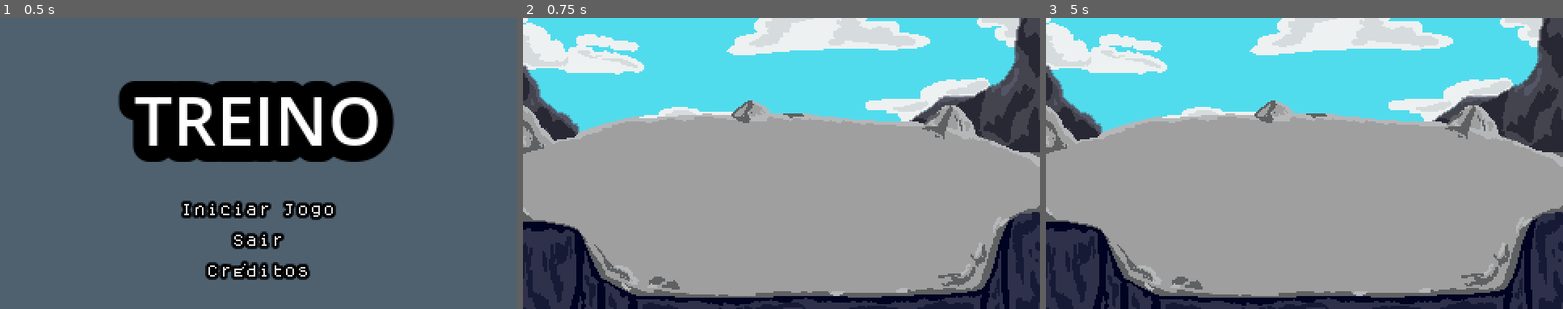
Above: before the commit, frames 1-3 (left to right).
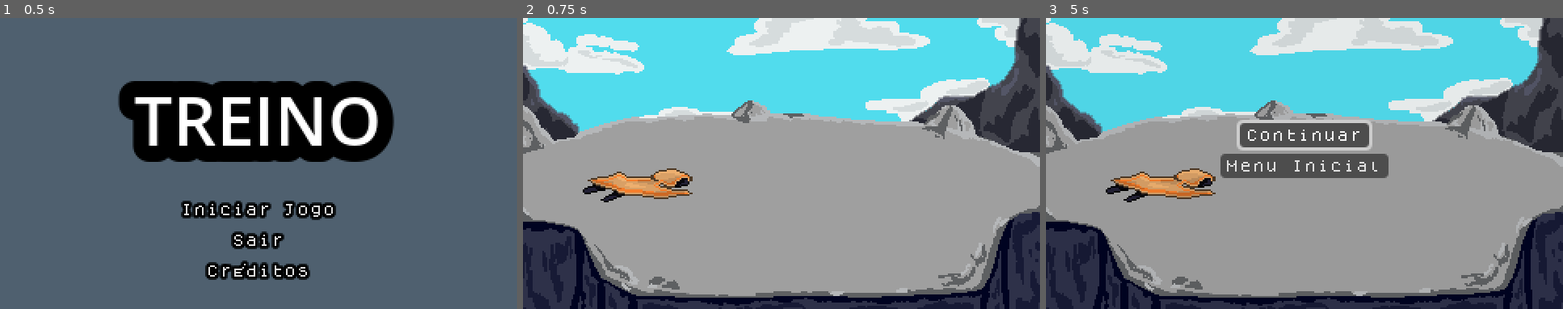
Above: after the commit, the same moments.

Repository: Kadu100C/Treino-jogo-de-turno-kjg
Game: Godot game, scene res://Scenes/tela_inicial.tscn
The game is run twice, just before and just after one commit, with the same random seed, the same clock (stepped at 60 frames per second) and the same inputs.
Inputs:
- Up to frame 1 (0.5 s): no input
- Up to frame 2 (0.75 s): click "Iniciar Jogo" at 0.5 s
- Up to frame 3 (5 s): tap Enter at 1.25, 2.75, 4.25 s; tap Space at 2, 3.5 s; tap Escape (ui_cancel) at 4.9 s

Frame 1 is identical in both runs. In frame 2, 1.5% of the frame differs, in the area x 11-33%, y 51-64%; in frame 3, 6.9%, in the area x 11-67%, y 35-64%.

Commit message:
sprites i adicionados + pause

Diff:
--- /dev/null
+++ b/Scenes/I.tscn
@@ -0,0 +1,216 @@
+[gd_scene load_steps=32 format=3 uid="uid://o2ndio2d53ji"]
+
+[ext_resource type="Texture2D" uid="uid://bcvefv30k2gkj" path="res://Sprites/I sprite prep batlle-Sheet.png" id="1_ghd1d"]
+[ext_resource type="Texture2D" uid="uid://b4hddgmi731f0" path="res://Sprites/I sprite idle-Sheet.png" id="1_osc8r"]
+[ext_resource type="Texture2D" uid="uid://5nv84fxq1m7a" path="res://Sprites/I sprite attack-Sheet.png" id="2_6jrv0"]
+[ext_resource type="Texture2D" uid="uid://dtit0coln6vne" path="res://Sprites/I sprite cast-Sheet.png" id="3_47x6x"]
+[ext_resource type="Texture2D" uid="uid://dgg35umb20x1a" path="res://Sprites/I sprite take damage-Sheet.png" id="4_45235"]
+[ext_resource type="Texture2D" uid="uid://brbs1bt684s06" path="res://Sprites/I sprite prep cast-Sheet.png" id="6_icvf4"]
+
+[sub_resource type="AtlasTexture" id="AtlasTexture_p2yoo"]
+atlas = ExtResource("1_ghd1d")
+region = Rect2(0, 0, 48, 48)
+
+[sub_resource type="AtlasTexture" id="AtlasTexture_hrqqr"]
+atlas = ExtResource("1_ghd1d")
+region = Rect2(48, 0, 48, 48)
+
+[sub_resource type="AtlasTexture" id="AtlasTexture_7q6ev"]
+atlas = ExtResource("1_ghd1d")
+region = Rect2(96, 0, 48, 48)
+
+[sub_resource type="AtlasTexture" id="AtlasTexture_vpt3e"]
+atlas = ExtResource("2_6jrv0")
+region = Rect2(0, 0, 48, 48)
+
+[sub_resource type="AtlasTexture" id="AtlasTexture_u4bt7"]
+atlas = ExtResource("2_6jrv0")
+region = Rect2(48, 0, 48, 48)
+
+[sub_resource type="AtlasTexture" id="AtlasTexture_yu2rj"]
+atlas = ExtResource("2_6jrv0")
+region = Rect2(96, 0, 48, 48)
+
+[sub_resource type="AtlasTexture" id="AtlasTexture_6hw0l"]
+atlas = ExtResource("2_6jrv0")
+region = Rect2(144, 0, 48, 48)
+
+[sub_resource type="AtlasTexture" id="AtlasTexture_u36dm"]
+atlas = ExtResource("2_6jrv0")
+region = Rect2(192, 0, 48, 48)
+
+[sub_resource type="AtlasTexture" id="AtlasTexture_n8vt5"]
+atlas = ExtResource("3_47x6x")
+region = Rect2(0, 0, 48, 48)
+
+[sub_resource type="AtlasTexture" id="AtlasTexture_o23n2"]
+atlas = ExtResource("3_47x6x")
+region = Rect2(48, 0, 48, 48)
+
+[sub_resource type="AtlasTexture" id="AtlasTexture_tj2lo"]
+atlas = ExtResource("4_45235")
+region = Rect2(0, 0, 48, 48)
+
+[sub_resource type="AtlasTexture" id="AtlasTexture_4ds1h"]
+atlas = ExtResource("4_45235")
+region = Rect2(48, 0, 48, 48)
+
+[sub_resource type="AtlasTexture" id="AtlasTexture_p3mdd"]
+atlas = ExtResource("4_45235")
+region = Rect2(96, 0, 48, 48)
+
+[sub_resource type="AtlasTexture" id="AtlasTexture_d7kbn"]
+atlas = ExtResource("4_45235")
+region = Rect2(144, 0, 48, 48)
+
+[sub_resource type="AtlasTexture" id="AtlasTexture_6uwok"]
+atlas = ExtResource("4_45235")
+region = Rect2(192, 0, 48, 48)
+
+[sub_resource type="AtlasTexture" id="AtlasTexture_yj3b7"]
+atlas = ExtResource("4_45235")
+region = Rect2(240, 0, 48, 48)
+
+[sub_resource type="AtlasTexture" id="AtlasTexture_6we5f"]
+atlas = ExtResource("1_osc8r")
+region = Rect2(0, 0, 48, 48)
+
+[sub_resource type="AtlasTexture" id="AtlasTexture_vvifm"]
+atlas = ExtResource("1_osc8r")
+region = Rect2(48, 0, 48, 48)
+
+[sub_resource type="AtlasTexture" id="AtlasTexture_q82yg"]
+atlas = ExtResource("1_osc8r")
+region = Rect2(96, 0, 48, 48)
+
+[sub_resource type="AtlasTexture" id="AtlasTexture_jedbj"]
+atlas = ExtResource("1_osc8r")
+region = Rect2(144, 0, 48, 48)
+
+[sub_resource type="AtlasTexture" id="AtlasTexture_lvlj5"]
+atlas = ExtResource("6_icvf4")
+region = Rect2(0, 0, 48, 48)
+
+[sub_resource type="AtlasTexture" id="AtlasTexture_rf616"]
+atlas = ExtResource("6_icvf4")
+region = Rect2(48, 0, 48, 48)
+
+[sub_resource type="AtlasTexture" id="AtlasTexture_54to1"]
+atlas = ExtResource("6_icvf4")
+region = Rect2(96, 0, 48, 48)
+
+[sub_resource type="SpriteFrames" id="SpriteFrames_ghd1d"]
+animations = [{
+"frames": [{
+"duration": 1.0,
+"texture": SubResource("AtlasTexture_p2yoo")
+}, {
+"duration": 1.0,
+"texture": SubResource("AtlasTexture_hrqqr")
+}, {
+"duration": 1.0,
+"texture": SubResource("AtlasTexture_7q6ev")
+}],
+"loop": false,
+"name": &"act",
+"speed": 6.5
+}, {
+"frames": [{
+"duration": 1.0,
+"texture": SubResource("AtlasTexture_vpt3e")
+}, {
+"duration": 1.0,
+"texture": SubResource("AtlasTexture_u4bt7")
+}, {
+"duration": 1.0,
+"texture": SubResource("AtlasTexture_yu2rj")
+}, {
+"duration": 1.0,
+"texture": SubResource("AtlasTexture_6hw0l")
+}, {
+"duration": 1.0,
+"texture": SubResource("AtlasTexture_u36dm")
+}],
+"loop": false,
+"name": &"attack",
+"speed": 6.5
+}, {
+"frames": [{
+"duration": 1.0,
+"texture": SubResource("AtlasTexture_n8vt5")
+}, {
+"duration": 1.0,
+"texture": SubResource("AtlasTexture_o23n2")
+}],
+"loop": true,
+"name": &"casting",
+"speed": 5.0
+}, {
+"frames": [{
+"duration": 1.0,
+"texture": SubResource("AtlasTexture_tj2lo")
+}, {
+"duration": 1.0,
+"texture": SubResource("AtlasTexture_4ds1h")
+}, {
+"duration": 1.0,
+"texture": SubResource("AtlasTexture_p3mdd")
+}, {
+"duration": 1.0,
+"texture": SubResource("AtlasTexture_d7kbn")
+}, {
+"duration": 1.0,
+"texture": SubResource("AtlasTexture_6uwok")
+}, {
+"duration": 1.0,
+"texture": SubResource("AtlasTexture_yj3b7")
+}],
+"loop": false,
+"name": &"damage",
+"speed": 5.0
+}, {
+"frames": [{
+"duration": 1.0,
+"texture": SubResource("AtlasTexture_6we5f")
+}, {
+"duration": 1.0,
+"texture": SubResource("AtlasTexture_vvifm")
+}, {
+"duration": 1.0,
+"texture": SubResource("AtlasTexture_q82yg")
+}, {
+"duration": 1.0,
+"texture": SubResource("AtlasTexture_jedbj")
+}],
+"loop": true,
+"name": &"idle",
+"speed": 5.0
+}, {
+"frames": [{
+"duration": 1.0,
+"texture": SubResource("AtlasTexture_lvlj5")
+}, {
+"duration": 1.0,
+"texture": SubResource("AtlasTexture_rf616")
+}, {
+"duration": 1.0,
+"texture": SubResource("AtlasTexture_54to1")
+}],
+"loop": false,
+"name": &"prep_cast",
+"speed": 5.0
+}]
+
+[sub_resource type="RectangleShape2D" id="RectangleShape2D_ghd1d"]
+size = Vector2(7, 33)
+
+[node name="I" type="CharacterBody2D"]
+
+[node name="i_sprites" type="AnimatedSprite2D" parent="."]
+sprite_frames = SubResource("SpriteFrames_ghd1d")
+animation = &"idle"
+autoplay = "idle"
+
+[node name="CollisionShape2D" type="CollisionShape2D" parent="."]
+position = Vector2(0, 5)
+shape = SubResource("RectangleShape2D_ghd1d")
--- a/Scenes/batalha.tscn
+++ b/Scenes/batalha.tscn
@@ -1,8 +1,11 @@
-[gd_scene load_steps=4 format=3 uid="uid://c3p3x47kkbapn"]
+[gd_scene load_steps=7 format=3 uid="uid://c3p3x47kkbapn"]
 
 [ext_resource type="Script" uid="uid://slb6nn0a5kvl" path="res://Scripts/batalha.gd" id="1_3fqmh"]
 [ext_resource type="AudioStream" uid="uid://doxl0jrt2a4sn" path="res://musicas e sons/2025-09-24 14-28-32.mp3" id="2_3fqmh"]
 [ext_resource type="Texture2D" uid="uid://bt68kxwxg732f" path="res://Sprites/sprite batalha.png" id="3_h366l"]
+[ext_resource type="PackedScene" uid="uid://o2ndio2d53ji" path="res://Scenes/I.tscn" id="4_w77qu"]
+[ext_resource type="Texture2D" uid="uid://d3ikbleewh4l7" path="res://Sprites/I sprite death.png" id="5_ieg8j"]
+[ext_resource type="PackedScene" uid="uid://cac4oai7s6ou2" path="res://Scenes/pause.tscn" id="6_u5k4c"]
 
 [node name="batalha" type="Node2D"]
 script = ExtResource("1_3fqmh")
@@ -16,3 +19,15 @@
 [node name="cenario" type="Sprite2D" parent="."]
 position = Vector2(160, 90)
 texture = ExtResource("3_h366l")
+
+[node name="I" parent="." instance=ExtResource("4_w77qu")]
+visible = false
+position = Vector2(70, 91)
+
+[node name="bruh" type="Sprite2D" parent="."]
+position = Vector2(74, 92)
+scale = Vector2(1.625, 1)
+texture = ExtResource("5_ieg8j")
+
+[node name="pause" parent="." instance=ExtResource("6_u5k4c")]
+visible = false
--- /dev/null
+++ b/Scenes/pause.tscn
@@ -0,0 +1,47 @@
+[gd_scene load_steps=3 format=3 uid="uid://cac4oai7s6ou2"]
+
+[ext_resource type="Script" uid="uid://bjmcaqgay8qqc" path="res://Scripts/pause.gd" id="1_l2mpd"]
+[ext_resource type="FontFile" uid="uid://bma8w7r6w3ixh" path="res://Fonts/dogica.ttf" id="1_o80xk"]
+
+[node name="pause" type="CanvasLayer"]
+process_mode = 3
+script = ExtResource("1_l2mpd")
+
+[node name="ColorRect" type="ColorRect" parent="."]
+anchors_preset = 15
+anchor_right = 1.0
+anchor_bottom = 1.0
+grow_horizontal = 2
+grow_vertical = 2
+color = Color(0, 0, 0, 0.03137255)
+
+[node name="VBoxContainer" type="VBoxContainer" parent="."]
+anchors_preset = 8
+anchor_left = 0.5
+anchor_top = 0.5
+anchor_right = 0.5
+anchor_bottom = 0.5
+offset_left = -60.5
+offset_top = -25.0
+offset_right = 60.5
+offset_bottom = 25.0
+grow_horizontal = 2
+grow_vertical = 2
+size_flags_vertical = 8
+
+[node name="resume" type="Button" parent="VBoxContainer"]
+layout_mode = 2
+size_flags_horizontal = 4
+theme_override_fonts/font = ExtResource("1_o80xk")
+theme_override_font_sizes/font_size = 8
+text = "Continuar"
+
+[node name="Button" type="Button" parent="VBoxContainer"]
+layout_mode = 2
+size_flags_horizontal = 4
+theme_override_fonts/font = ExtResource("1_o80xk")
+theme_override_font_sizes/font_size = 8
+text = "Menu Inicial"
+
+[connection signal="pressed" from="VBoxContainer/resume" to="." method="_on_resume_pressed"]
+[connection signal="pressed" from="VBoxContainer/Button" to="." method="_on_button_pressed"]
--- /dev/null
+++ b/Scripts/pause.gd
@@ -0,0 +1,23 @@
+extends CanvasLayer
+
+@onready var resume: Button = $VBoxContainer/resume
+@onready var button: Button = $VBoxContainer/Button
+
+
+# Called when the node enters the scene tree for the first time.
+func _ready() -> void:
+	visible = false
+
+func _unhandled_input(event):
+	if event.is_action_pressed("ui_cancel"):
+		visible = true
+		get_tree().paused = true
+		resume.grab_focus()
+
+func _on_resume_pressed() -> void:
+	get_tree().paused = false
+	visible = false
+
+func _on_button_pressed() -> void:
+	get_tree().paused = false
+	get_tree().change_scene_to_file("res://Scenes/tela_inicial.tscn")
Not shown, added: Scripts/pause.gd.uid
Binary file added: Sprites/I sprite attack-Sheet.png
Not shown, added: Sprites/I sprite attack-Sheet.png.import
Binary file added: Sprites/I sprite cast-Sheet.png
Not shown, added: Sprites/I sprite cast-Sheet.png.import
Binary file added: Sprites/I sprite death.png
Not shown, added: Sprites/I sprite death.png.import
Binary file added: Sprites/I sprite idle-Sheet.png
Not shown, added: Sprites/I sprite idle-Sheet.png.import
Binary file added: Sprites/I sprite prep batlle-Sheet.png
Not shown, added: Sprites/I sprite prep batlle-Sheet.png.import
Binary file added: Sprites/I sprite prep cast-Sheet.png
(and 6 more such lines)
